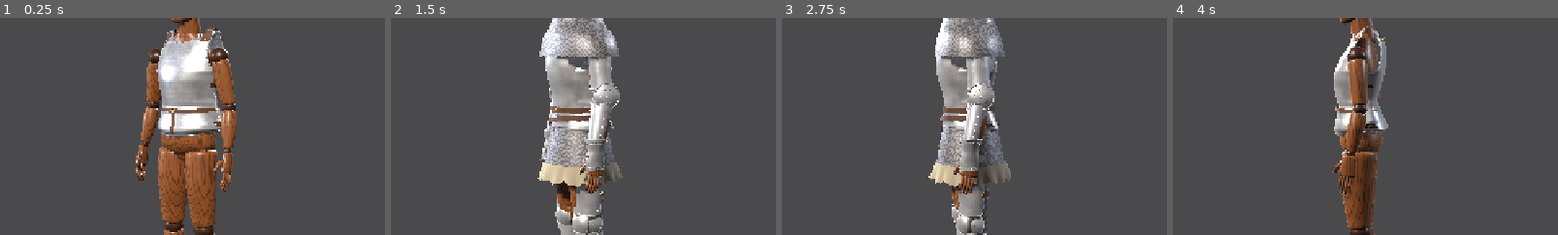
Above: before the commit, frames 1-4 (left to right).
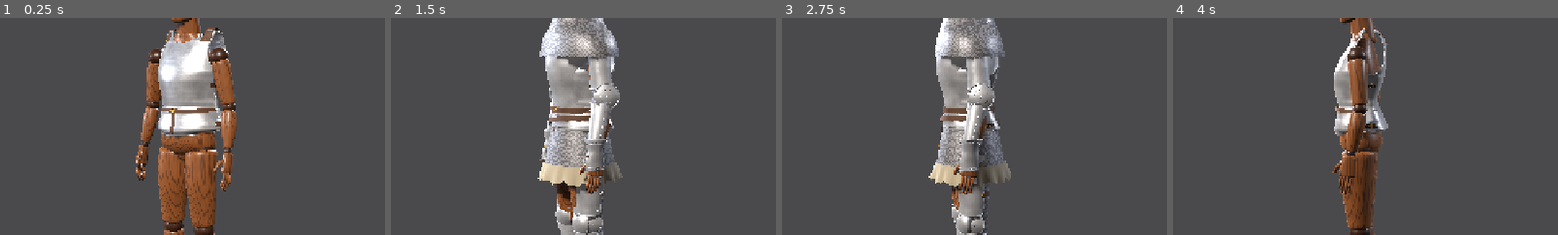
Above: after the commit, the same moments.

Repository: Kmad666/Armor-Craft
Game: Godot game, scene res://scenes/main.tscn
The game is run twice, just before and just after one commit, with the same random seed, the same clock (stepped at 60 frames per second) and the same inputs.
Inputs:
- Up to frame 1 (0.25 s): no input
- Up to frame 2 (1.5 s): click "Turntable" at 0.5 s; click "Legacy procedural suit" at 1.25 s
- Up to frame 3 (2.75 s): click "Turntable" at 2 s
- Up to frame 4 (4 s): click "Legacy procedural suit" at 2.75 s; click "Turntable" at 3.5 s
The pictures show only the part of the screen within x 14-64%, y 24-73%; the shares and areas given below are measured in that part.

The runs differ from the first frame. In frame 1, 0.3% of the frame differs, in the area x 40-59%, y 4-55%; in frame 2, 0.1%; in frame 3, 0.3%; in frame 4, 0.5%, in the area x 44-56%, y 3-55%.

Commit message:
Cuirass pass 1: armholes fitted to the side view
Each cross-section is fitted so the armhole's front edge and back rim
land where the sheet shows them; the backplate's flatness now varies
with height (nearly flat at the armholes). Armhole bottom closes in a U.
Edge-measuring tool (tests/dump_edges.gd + tools/edge_compare.py).

Co-Authored-By: Claude Opus 5.5 <noreply@anthropic.com>
Claude-Session: https://claude.ai/code/session_01WeZQLGxhK27PqRdm928ucn

Diff:
--- a/scripts/pieces/cuirass.gd
+++ b/scripts/pieces/cuirass.gd
@@ -28,9 +28,12 @@
 # half-width in the front and back views, z of the front and back
 # silhouettes in the side view, and z of the side seam (widest point).
 const T_Y := [1.5073, 1.5032, 1.4991, 1.4950, 1.4909, 1.4868, 1.4827, 1.4786, 1.4746, 1.4705, 1.4664, 1.4623, 1.4582, 1 …(846 unchanged characters)…
-const T_RX := [0.1361, 0.1426, 0.1475, 0.1488, 0.1511, 0.1501, 0.1465, 0.1431, 0.1419, 0.1423, 0.1437, 0.1452, 0.1470, 0.1488, 0.1506, 0.1520, 0.1533, 0.1543, 0.1553, 0.1563, 0.1572, 0.1582, 0.1591, 0.1599, 0.1606, 0.1613, 0.1620, 0.1628, 0.1635, 0.1642, 0.1648, 0.1655, 0.1661, 0.1669, 0.1676, 0.1684, 0.1692, 0.1699, 0.1707, 0.1715, 0.1724, 0.1734, 0.1745, 0.1758, 0.1769, 0.1777, 0.1776, 0.1766, 0.1747, 0.1729, 0.1704, 0.1687, 0.1673, 0.1660, 0.1648, 0.1636, 0.1625, 0.1613, 0.1601, 0.1588, 0.1575, 0.1561, 0.1548, 0.1536, 0.1524, 0.1513, 0.1502, 0.1491, 0.1480, 0.1470, 0.1461, 0.1452, 0.1443, 0.1434, 0.1424, 0.1416, 0.1408, 0.1402, 0.1398, 0.1399, 0.1403, 0.1409, 0.1411, 0.1410, 0.1405, 0.1399, 0.1395, 0.1395, 0.1399, 0.1405, 0.1413, 0.1423, 0.1437, 0.1453, 0.1468, 0.1484, 0.1500, 0.1516, 0.1531, 0.1547, 0.1565, 0.1589, 0.1620, 0.1655, 0.1686, 0.1709, 0.1725, 0.1733, 0.1736, 0.1735, 0.1733, 0.1733, 0.1730, 0.1710, 0.1659, 0.1563, 0.1429, 0.1276, 0.1143]
+const T_RX := [0.1371, 0.1413, 0.1453, 0.1471, 0.1466, 0.1446, 0.1422, 0.1405, 0.1400, 0.1399, 0.1402, 0.1412, 0.1431, 0.1450, 0.1464, 0.1479, 0.1494, 0.1504, 0.1513, 0.1524, 0.1534, 0.1543, 0.1554, 0.1565, 0.1571, 0.1575, 0.1580, 0.1587, 0.1594, 0.1602, 0.1610, 0.1618, 0.1625, 0.1630, 0.1635, 0.1642, 0.1652, 0.1662, 0.1670, 0.1679, 0.1686, 0.1695, 0.1705, 0.1719, 0.1734, 0.1746, 0.1753, 0.1750, 0.1741, 0.1727, 0.1710, 0.1691, 0.1675, 0.1660, 0.1648, 0.1636, 0.1625, 0.1613, 0.1601, 0.1589, 0.1575, 0.1561, 0.1548, 0.1536, 0.1524, 0.1513, 0.1502, 0.1491, 0.1480, 0.1470, 0.1461, 0.1452, 0.1443, 0.1434, 0.1424, 0.1416, 0.1408, 0.1401, 0.1397, 0.1397, 0.1403, 0.1410, 0.1413, 0.1411, 0.1405, 0.1398, 0.1393, 0.1394, 0.1399, 0.1404, 0.1411, 0.1422, 0.1437, 0.1453, 0.1469, 0.1484, 0.1500, 0.1516, 0.1531, 0.1547, 0.1563, 0.1585, 0.1618, 0.1657, 0.1690, 0.1711, 0.1726, 0.1735, 0.1739, 0.1735, 0.1731, 0.1732, 0.1735, 0.1721, 0.1672, 0.1578, 0.1438, 0.1270, 0.1122]
+# backplate flatness per height (superellipse exponent), fitted so the
+# armhole's back rim lands where it sits in the side view
+const T_NB := [6.3501, 6.3501, 6.6303, 7.4816, 9.1397, 11.2104, 12.8685, 13.7198, 14.0000, 13.9104, 13.5393, 12.7745, 11.7032, 10.7003, 10.0090, 9.4864, 9.0160, 8.6657, 8.4420, 8.2984, 8.1414, 7.9434, 7.8047, 7.7733, 7.8281, 7.9185, 8.0004, 8.0565, 8.0985, 8.0749, 8.0204, 8.0053, 8.0945, 8.2908, 8.5971, 8.9028, 9.1983, 9.5095, 9.7090, 9.6395, 9.3643, 9.0176, 8.6837, 8.3084, 7.9368, 7.6524, 7.3246, 6.6621, 5.7429, 4.9792, 4.8413, 5.2946, 5.8727, 6.2152, 6.3249, 6.2839, 6.2174, 6.1318, 6.0367, 5.9388, 5.8409, 5.7430, 5.6451, 5.5471, 5.4492, 5.3513, 5.2534, 5.1555, 5.0575, 4.9596, 4.8617, 4.7638, 4.6659, 4.5679, 4.4700, 4.3721, 4.2749, 4.1827, 4.1035, 4.0466, 4.0152, 4.0029, 4.0000, 4.0000, 4.0000, 4.0000, 4.0000, 4.0000, 4.0000, 4.0000, 4.0000, 4.0000, 4.0000, 4.0000, 4.0000, 4.0000, 4.0000, 4.0000, 4.0000, 4.0000, 4.0000, 4.0000, 4.0000, 4.0000, 4.0000, 4.0000, 4.0000, 4.0000, 4.0000, 4.0000, 4.0000, 4.0000, 4.0000, 4.0000, 4.0000, 4.0000, 4.0000, 4.0000, 4.0000]
 const T_XF := [0.1321, 0.1411, 0.1460, 0.1444, 0.1436, 0.1411, 0.1368, 0.1364, 0.1358, 0.1358, 0.1350, 0.1350, 0.1346,  …(847 unchanged characters)…
-const T_XB := [0.1231, 0.1350, 0.1440, 0.1473, 0.1460, 0.1444, 0.1389, 0.1382, 0.1382 …(881 unchanged characters)…
+const T_XB := [0.1231, 0.1350, 0.1440, 0.1472, 0.1460, 0.1444, 0.1389, 0.1382, 0.1382 …(881 unchanged characters)…
 const T_ZF := [-0.0274, -0.0221, -0.0176, -0.0131, -0.0090, -0.0049, -0.0008, 0.0041, 0.0098, 0.0164, 0.0225, 0.0282, 0 …(854 unchanged characters)…
 const T_ZB := [-0.0982, -0.1006, -0.1051, -0.1088, -0.1129, -0.1162, -0.1190, -0.1215, -0.1231, -0.1247, -0.1264, -0.12 …(966 unchanged characters)…
 const T_ZMID := [-0.0454, -0.0454, -0.0454, -0.0454, -0.0454, -0.0454, -0.0454, -0.0454, -0.0454, -0.0454, -0.0454, -0. …(967 unchanged characters)…
@@ -42,12 +45,12 @@
 const HEM_B := [[0.0029, 1.0197], [0.0127, 1.0197], [0.0225, 1.0197], [0.0323, 1.0206], [0.0421, 1.0206], [0.0520, 1.02 …(238 unchanged characters)…
 
 const TOP := 1.5073
-const ARM_BOTTOM := 1.3060   # armholes close below this
+const ARM_BOTTOM := 1.2995   # armholes close below this
 const SEAM_Y := 1.1351       # division between the mid and bottom sections
 const SEAM_Z := -0.0454       # side seam where breast and back plates meet
 const STRAP_Y := [1.2512, 1.0713]  # buckled side straps (plates, fauld)
 const N_FRONT := 2.0       # breastplate cross-section: round
-const N_BACK := 3.6        # backplate cross-section: flatter
+# (backplate cross-section: T_NB per height)
 ## Size and placement on the mannequin. The reference has no absolute size,
 ## so the whole cuirass is scaled uniformly about FIT_ANCHOR (proportions
 ## unchanged) and shifted forward to sit on the figure.
@@ -65,6 +68,8 @@
 var brass: Material
 var m: Dictionary = {}
 var pieces := {}  # name -> Node3D
+## Cut edges of each plate as [a, y, push] samples, for measuring against the sheet.
+var edge_loops := {}
 
 # dense per-height table, 1 mm spacing: see _row_at
 var _tab := PackedFloat32Array()
@@ -161,7 +166,7 @@
 	_tab.resize(TAB_N * STRIDE)
 	var ty := T_Y.duplicate()
 	var cols := []
-	for col in [T_RX, T_XF, T_XB, T_ZF, T_ZB, T_ZMID]:
+	for col in [T_RX, T_XF, T_XB, T_ZF, T_ZB, T_ZMID, T_NB]:
 		var a := PackedFloat32Array()
 		for i in TAB_N:
 			a.append(_hermite(TAB_Y0 + i * 0.001, ty, col))
@@ -177,6 +182,7 @@
 		_tab[o + 4] = cols[5][i]
 		_tab[o + 5] = cols[1][i] + ramp
 		_tab[o + 6] = cols[2][i] + ramp
+		_tab[o + 7] = cols[6][i]
 
 
 ## Gaussian smoothing (radius in samples), holding the ends.
@@ -223,8 +229,9 @@
 		x = rx * signf(s) * pow(absf(s), 2.0 / N_FRONT)
 		z = zmid + (row[2] - zmid + push) * pow(c, 2.0 / N_FRONT)
 	else:
-		x = rx * signf(s) * pow(absf(s), 2.0 / N_BACK)
-		z = zmid - (zmid - row[3] + push) * pow(-c, 2.0 / N_BACK)
+		var nb := row[7]
+		x = rx * signf(s) * pow(absf(s), 2.0 / nb)
+		z = zmid - (zmid - row[3] + push) * pow(-c, 2.0 / nb)
 	return Vector3(x, y, z)
 
 
@@ -470,6 +477,7 @@
 	var hi := PI * 0.5 if side > 0 else PI * 1.5 + BACK_TUCK
 	var res: Array = _shell(SEAM_Y - 0.016, TOP, push, Callable(self, "_cut_mid"), side, lo, hi)
 	_add_mesh(root, res[0], metal)
+	edge_loops[piece_name] = [res[1], push]
 	# rolled edges everywhere except the hidden bottom row
 	var skip := func(_a: float, y: float) -> bool: return y < SEAM_Y - 0.01
 	_rolled_edges(root, res[1], push, EDGE_R, skip)
@@ -481,6 +489,7 @@
 	var push := 0.002
 	var res: Array = _shell(1.012, SEAM_Y + 0.004, push, Callable(self, "_cut_fauld"), 0)
 	_add_mesh(root, res[0], metal)
+	edge_loops["Fauld"] = [res[1], push]
 	var hem := func(_a: float, y: float) -> bool: return y > SEAM_Y
 	var top := func(_a: float, y: float) -> bool: return y < SEAM_Y
 	_rolled_edges(root, res[1], push, EDGE_R, hem)   # hem
@@ -524,7 +533,7 @@
 		return surface(sx * a, y, lift)
 	var back := func(y: float) -> Vector3:
 		var k := clampf(x / _row_at(y)[0], 0.0, 1.0)
-		var a := PI - asin(pow(k, N_BACK / 2.0))
+		var a := PI - asin(pow(k, _row_at(y)[7] / 2.0))
 		return surface(sx * a, y, lift)
 	if t < 0.3:
 		return front.call(lerpf(y_low, TOP, t / 0.3))
--- /dev/null
+++ b/tests/dump_edges.gd
@@ -0,0 +1,27 @@
+extends SceneTree
+# Writes every plate's cut edges (outer face and middle of the rolled edge,
+# reference space) to EDGES_OUT as JSON: {piece: [[x, y, z], ...]} with loops separated
+# by nulls.
+func _init():
+	var main = load("res://scenes/main.tscn").instantiate()
+	root.add_child(main)
+	await process_frame
+	var c = main.cuirass
+	var out := {}
+	for piece in c.edge_loops.keys():
+		var loops: Array = c.edge_loops[piece][0]
+		var push: float = c.edge_loops[piece][1]
+		var pts := []
+		for lp in loops:
+			for pr in lp:
+				var p: Vector3 = c.surface(pr[0], pr[1], push)
+				var n: Vector3 = c.normal_at(pr[0], pr[1], push)
+				var q: Vector3 = p + n * c.EDGE_R * 1.4   # outer face of the rim
+				var m: Vector3 = p + n * c.EDGE_R * 0.4   # middle of the rim
+				pts.append([q.x, q.y, q.z, m.x, m.y, m.z])
+			pts.append(null)
+		out[piece] = pts
+	var f := FileAccess.open(OS.get_environment("EDGES_OUT"), FileAccess.WRITE)
+	f.store_string(JSON.stringify(out))
+	f.close()
+	quit()
